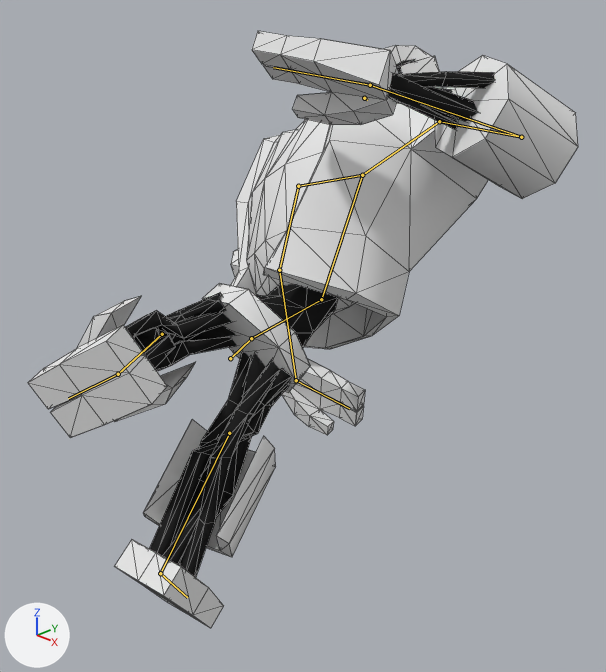
What one commit did to the Blender file RPG/RPG/data/assets/units/golem/golem.blend.
Rendered twice from a 50 mm lens placed at (2.04, -1.01, 2.0), pointed at (0.08, 0.95, 0.83). Every picture has the same lights, and +X, +Y and +Z are marked at lower left. Both versions are drawn at frame 65 of the action 'attack'; the numbers are the values there. The bones that bend it are drawn over the model as lines. Mesh edges are drawn as thin lines.
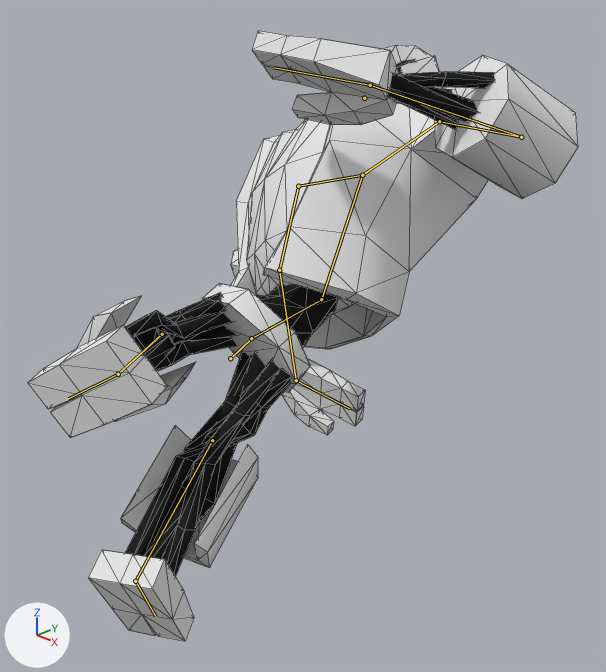
Boxes [x1, y1, x2, y2] around the edits, measured in the pictures (606 x 672 px):
'Cube', posed
    before: [28, 31, 578, 628]
    after: [28, 31, 578, 641]
bone 'Leg_R', root to tip
    before: (229, 433) to (160, 573)
    after: (212, 440) to (135, 581)
bone 'Foot_R', root to tip
    before: (160, 573) to (187, 597)
    after: (135, 581) to (155, 616)

The change in detail:
Bone 'Leg_R' (bone_leg_r) moves from (-0.086, -0.043, 0.011) to (-0.11, 0.017, -0.027).
Bone 'Leg_R' (bone_leg_r) turns from (-22, 40, -35) to (-25, 39, -34) degrees about its own x, y and z.
Bone 'Foot_R' (bone_foot_r) turns from (-9, 8, 0) to (-18, -10, 6) degrees about its own x, y and z.
